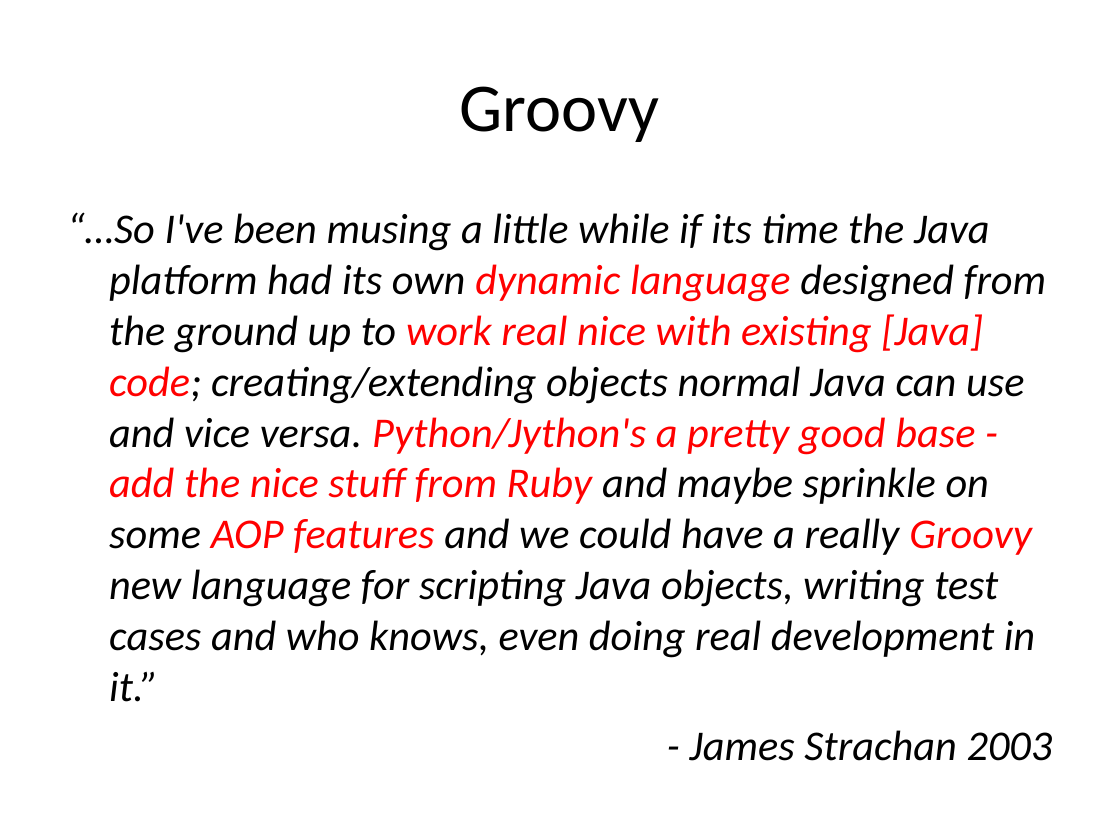
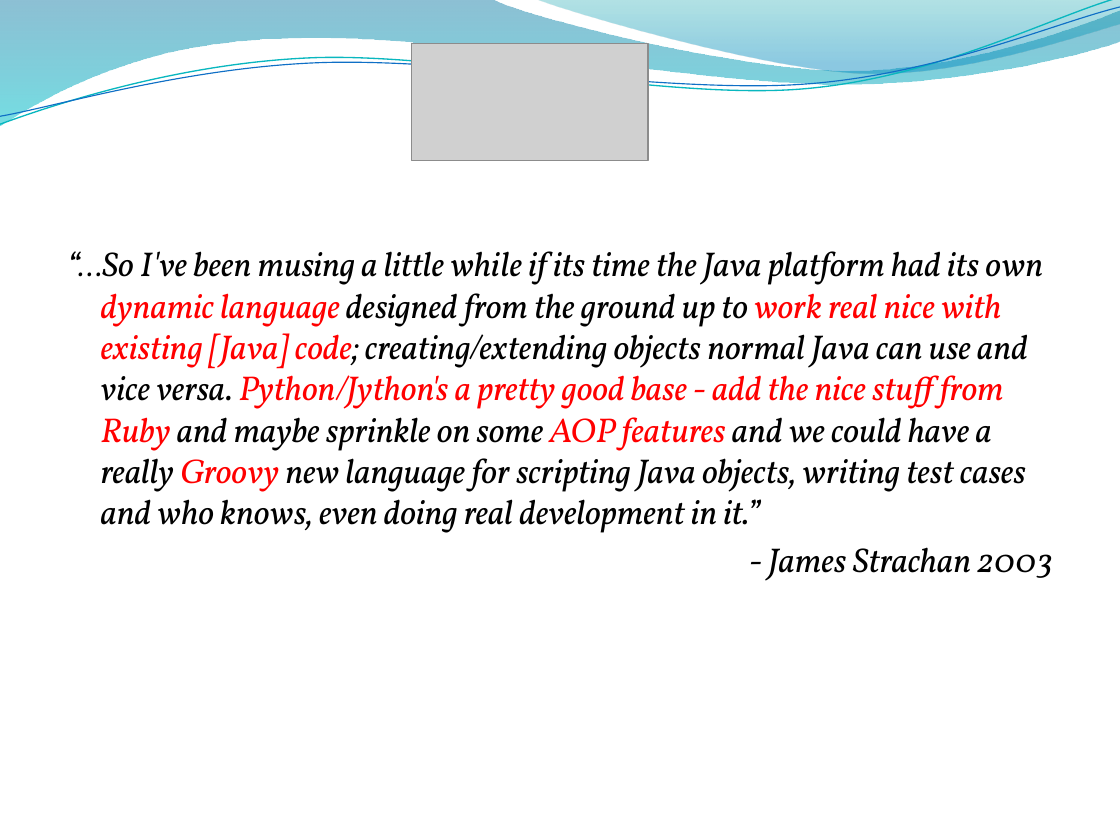
Before and after one commit to me97esn/groovyseminarium, a slide deck: slide 1 of groovyseminarie/dokument/groovyseminarium_source.pptx. Drawn at 1120x840 pixels with LibreOffice and Linux fonts; fonts in the diff are those of the drawing; grey boxes stand for pictures; background and template pictures are left out. Boxes give left, top, right and bottom in pixels: in the first picture for what was removed or moved away, otherwise in the second. Text is boxed around its words. In the diff, an @@ line names an element or a change of style, - is before the commit and + after.

```diff
--- a/groovyseminarie/dokument/groovyseminarium_source.pptx
+++ b/groovyseminarie/dokument/groovyseminarium_source.pptx
@@ freeform shape added at bbox=[0, 0, 1120, 127], fill gradient #0074A1 to #00C6CF @@
@@ freeform shape added at bbox=[0, 0, 1120, 131], outline #0AB8BF 0.85 pt @@
@@ freeform shape added at bbox=[0, 7, 1120, 125], outline #0F6FC6 0.75 pt @@
@@ freeform shape added at bbox=[536, 0, 1120, 77], fill gradient #00A1A9 to #008BBF @@
@@ picture added at bbox=[411, 44, 647, 160] @@
@@ title removed at bbox=[460, 86, 660, 142] @@
-Groovy
@@ text "“…So I've been musing a ...": place and size @@
-text "“…So I've been musing a ..." at bbox=[67, 212, 1053, 761]
+text "“…So I've been musing a ..." at bbox=[67, 251, 1053, 579]
@@ text "“…So I've been musing a ..." at bbox=[67, 251, 1053, 579]: size 27.2 to 22.1 pt, font Calibri to Vollkorn; indent changed; less space between paragraphs @@
```
Also in this commit, not shown: 56 other slides changed, 3 slides added, 5 slides removed, 3 other files.
